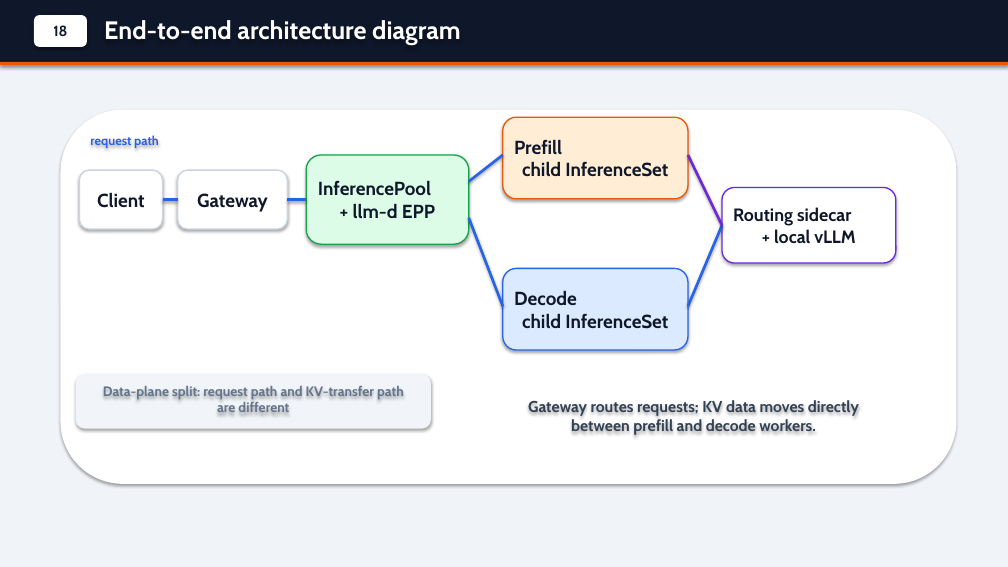
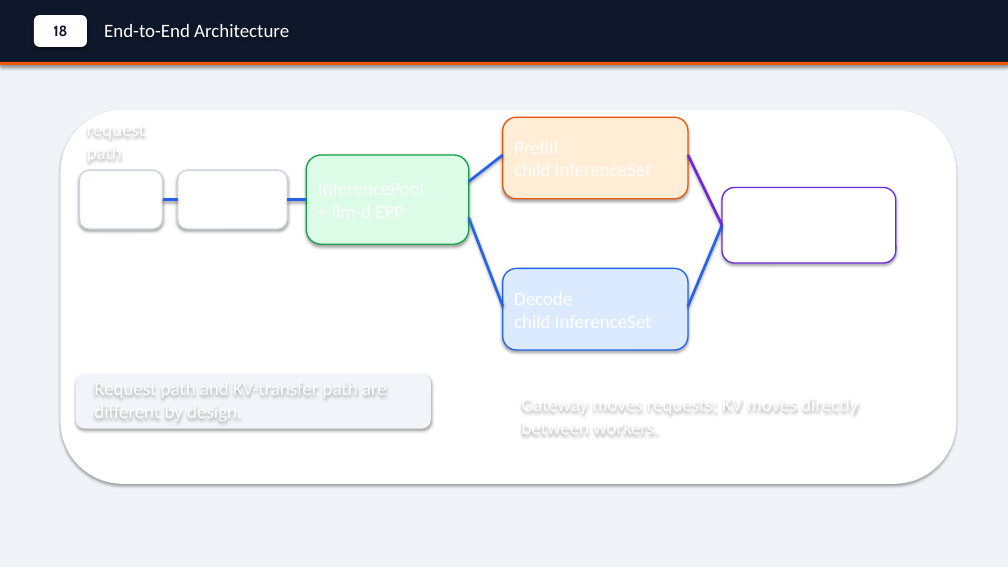
Before and after one commit to andyzhangx/demo, a slide deck: slide 19 of llm/kubecon-na-2026-pd-disaggregation.pptx. Drawn at 1008x567 pixels with LibreOffice and Linux fonts; fonts in the diff are those of the drawing. Boxes give left, top, right and bottom in pixels: in the first picture for what was removed or moved away, otherwise in the second. Text is boxed around its words. In the diff, an @@ line names an element or a change of style, - is before the commit and + after.

```diff
--- a/llm/kubecon-na-2026-pd-disaggregation.pptx
+++ b/llm/kubecon-na-2026-pd-disaggregation.pptx
@@ text at [104,24,289,37]: text changed; size 24 to 18 pt; font Cabin to Calibri; bold off @@
-End-to-end architecture diagram
+End-to-End Architecture
@@ text "request path" at [87,119,145,165]: size 12 to 18 pt, font Cabin to Calibri, text colour #2563EB to #FFFFFF, bold off; alignment centre to left @@
@@ text in rounded rectangle at [514,139,668,177]: text removed @@
-Prefill
-child InferenceSet
@@ text in rounded rectangle at [97,192,145,208]: text removed @@
-Client
@@ text in rounded rectangle at [197,193,268,212]: text removed @@
-Gateway
@@ text in rounded rectangle at [318,181,435,218]: text removed @@
-InferencePool
-+ llm-d EPP
@@ text in rounded rectangle at [733,207,855,244]: text removed @@
-Routing sidecar
-+ local vLLM
@@ text in rounded rectangle at [514,291,668,329]: text removed @@
-Decode
-child InferenceSet
@@ text at [94,377,387,423]: text changed; size 13 to 18 pt; font Cabin to Calibri; text colour #64748B to #FFFFFF; bold off @@
-Data-plane split: request path and KV-transfer path are different
+Request path and KV-transfer path are different by design.
@@ text at [522,394,858,434]: text changed; size 15 to 18 pt; font Cabin to Calibri; text colour #334155 to #FFFFFF; bold off @@
-Gateway routes requests; KV data moves directly between prefill and decode workers.
+Gateway moves requests; KV moves directly between workers.
```
Also in this commit, not shown: 17 other slides changed.
